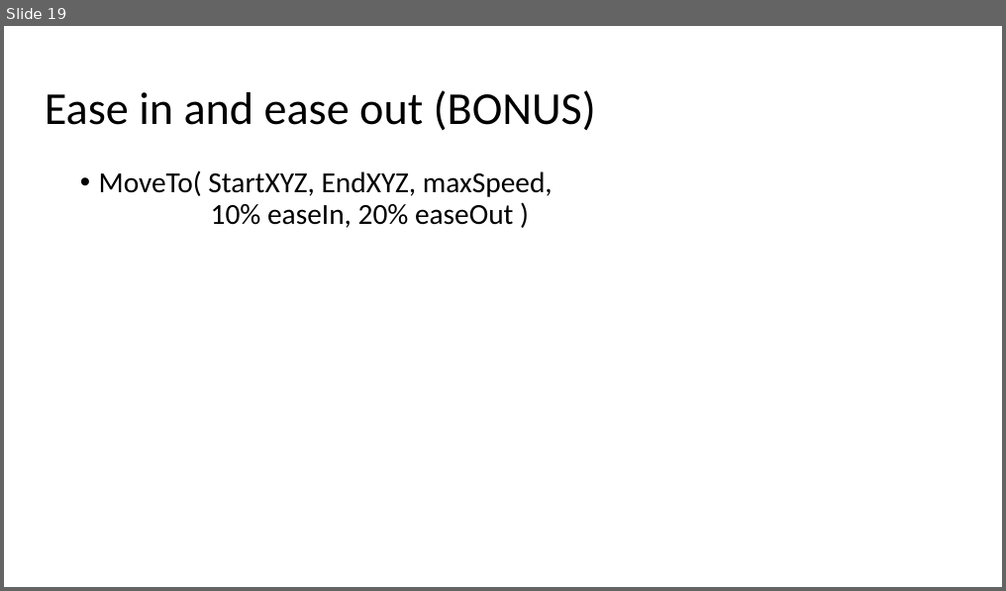
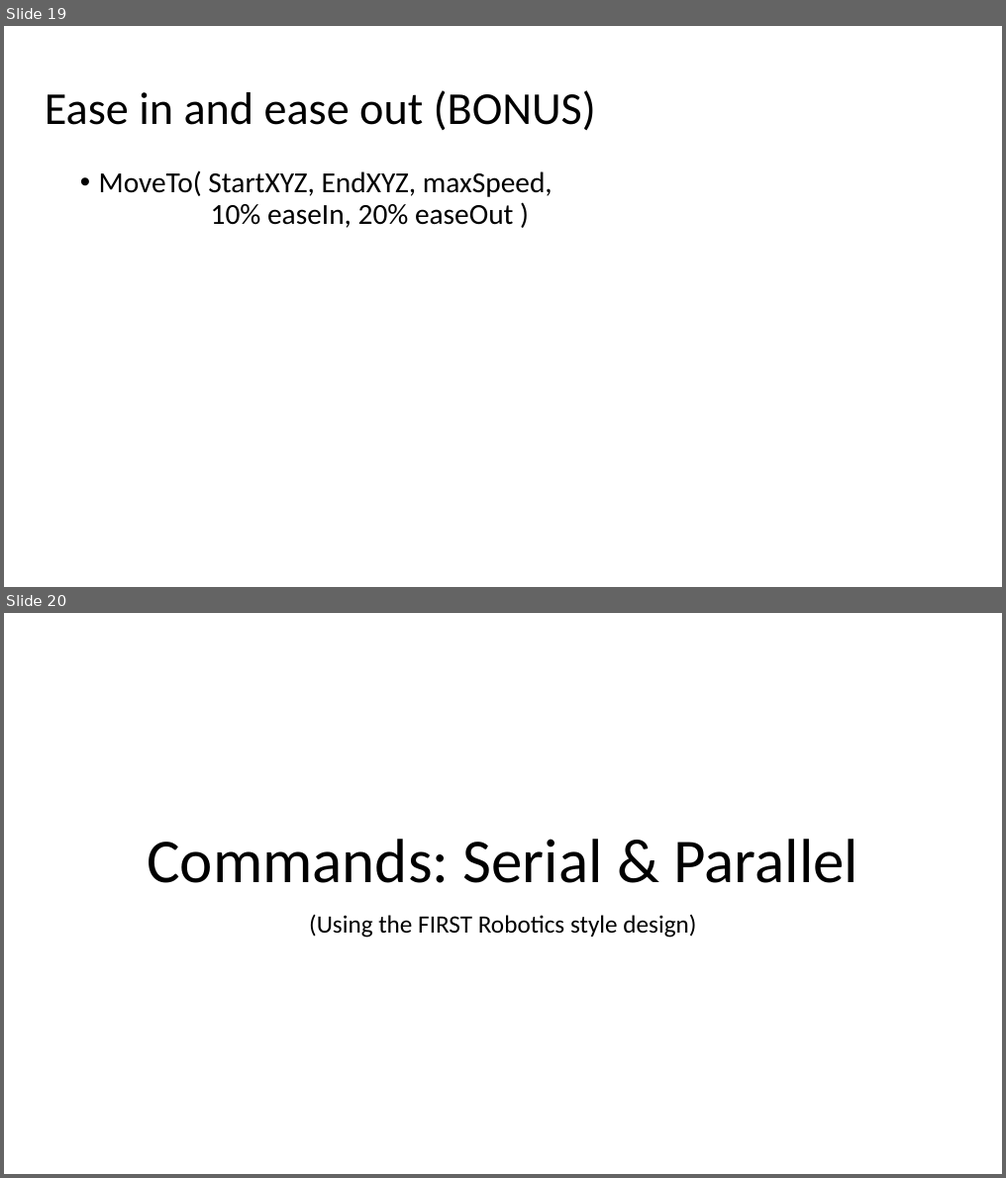
Before and after one commit to FeeneyCodes/GDP202425, a slide deck: 6044_FramPat/D2D/W09+/W11_Timing_and_animations.pptx. Shown one above the other, each under a label of ours: slide 19 before the commit, slides 19 and 20 after it. The pictures are 1006x591 and 1006x1178 pixels, drawn with LibreOffice and Linux fonts; fonts in the diff are those of the drawing. Boxes give left, top, right and bottom in pixels: in the first picture for what was removed or moved away, otherwise in the second. Text is boxed around its words. In the diff, an @@ line names an element or a change of style, - is before the commit and + after.

```diff
--- a/6044_FramPat/D2D/W09+/W11_Timing_and_animations.pptx
+++ b/6044_FramPat/D2D/W09+/W11_Timing_and_animations.pptx
@@ slide 20 added at [4,613,1002,1174], background #FFFFFF @@
@@ title added at [147,839,858,883], 60 pt, text #000000 @@
+Commands: Serial & Parallel
@@ subtitle added at [309,914,696,938], 24 pt, text #000000 @@
+(Using the FIRST Robotics style design)
```
Also in this commit, not shown: 6 other slides added, 6 other files.
